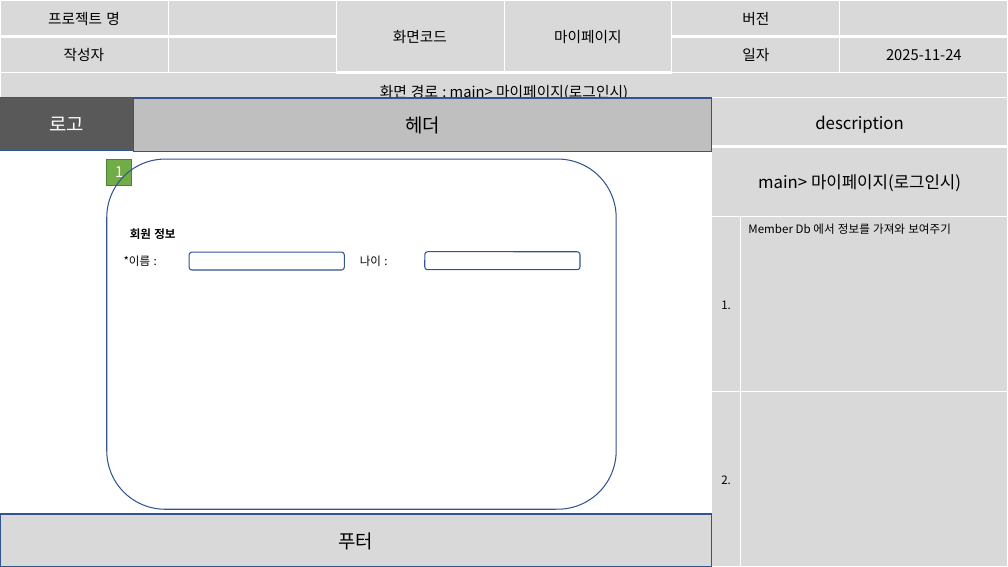
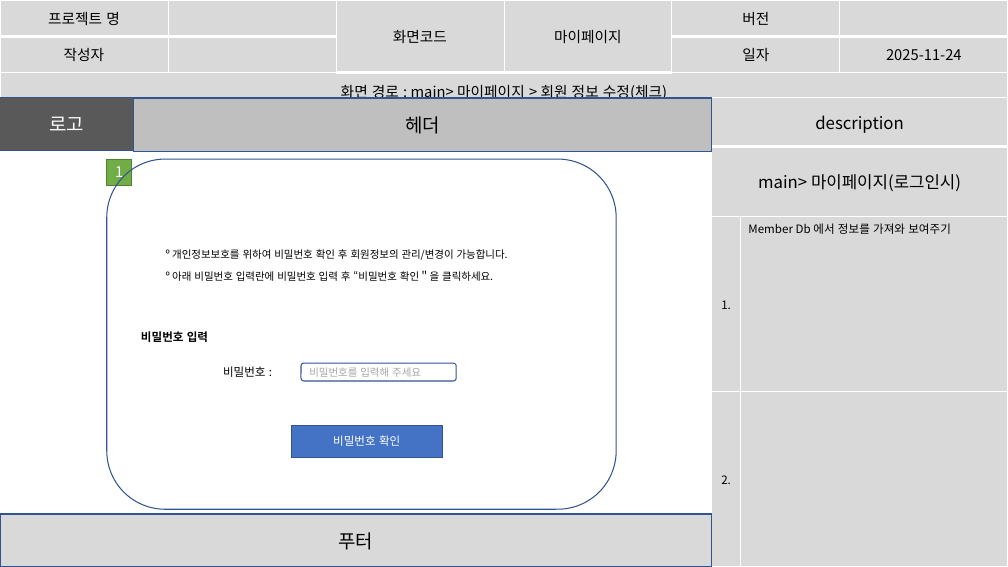
Before and after one commit to imyongchan/source, a slide deck: slide 18 of 스토리보드- 11.20/스토리보드_종합중.pptx (slide 20 before the commit). Drawn at 1008x567 pixels with LibreOffice and Linux fonts; fonts in the diff are those of the drawing. Boxes give left, top, right and bottom in pixels: in the first picture for what was removed or moved away, otherwise in the second. Text is boxed around its words. In the diff, an @@ line names an element or a change of style, - is before the commit and + after.

```diff
--- a/스토리보드- 11.20/스토리보드_종합중.pptx
+++ b/스토리보드- 11.20/스토리보드_종합중.pptx
@@ table at bbox=[0, 0, 1007, 103] @@
-row 3, column 1: 화면 경로 : main> 마이페이지(로그인시)
+row 3, column 1: 화면 경로 : main> 마이페이지 > 회원 정보 수정(체크)
@@ text removed at bbox=[130, 228, 175, 239] @@
-회원 정보
@@ text removed at bbox=[124, 255, 151, 266] @@
-*이름 :
@@ text added at bbox=[166, 249, 508, 260], 10 pt, text #000000 @@
+º 개인정보보호를 위하여 비밀번호 확인 후 회원정보의 관리/변경이 가능합니다.
@@ rounded rectangle removed at bbox=[189, 252, 344, 270] @@
@@ text removed at bbox=[360, 255, 381, 266] @@
-나이 :
@@ rounded rectangle removed at bbox=[425, 252, 580, 270] @@
@@ text added at bbox=[166, 270, 493, 281], 10 pt, text #000000 @@
+º 아래 비밀번호 입력란에 비밀번호 입력 후 “비밀번호 확인＂을 클릭하세요.
@@ text added at bbox=[141, 331, 208, 342], 11 pt, text #000000, bold @@
+비밀번호 입력
@@ text added at bbox=[223, 366, 266, 377], 11 pt, text #000000 @@
+비밀번호 :
@@ rounded rectangle added at bbox=[301, 363, 456, 381], fill #FFFFFF, outline #325491 1 pt, 10 pt, text #A6A6A6 @@
+비밀번호를 입력해 주세요
@@ rectangle added at bbox=[292, 425, 442, 457], fill #4472C4, outline #325491 1 pt, 11 pt, text #FFFFFF @@
+비밀번호 확인
```
Also in this commit, not shown: 9 other slides changed, 10 slides added, 2 slides removed.
